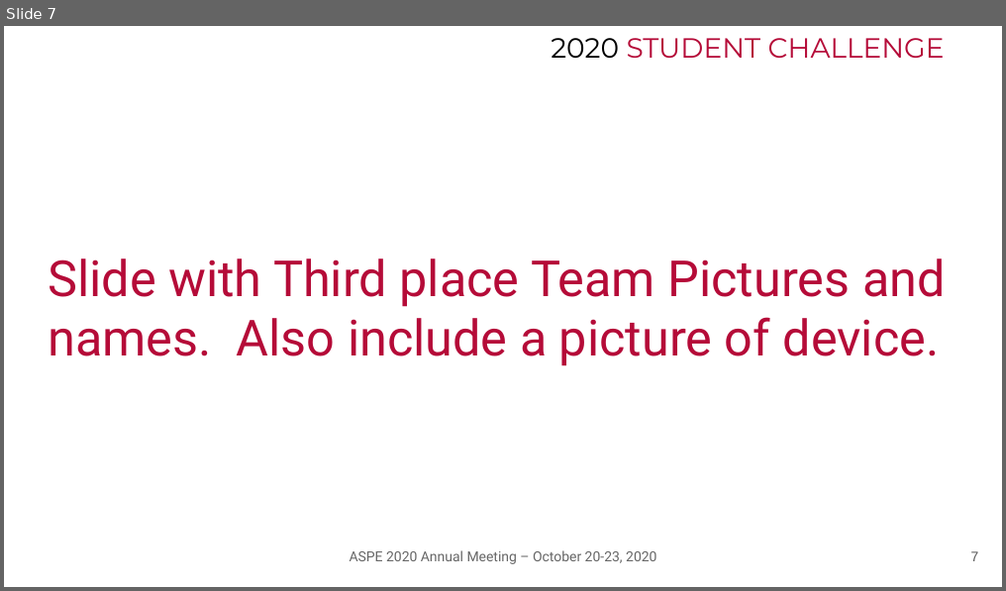
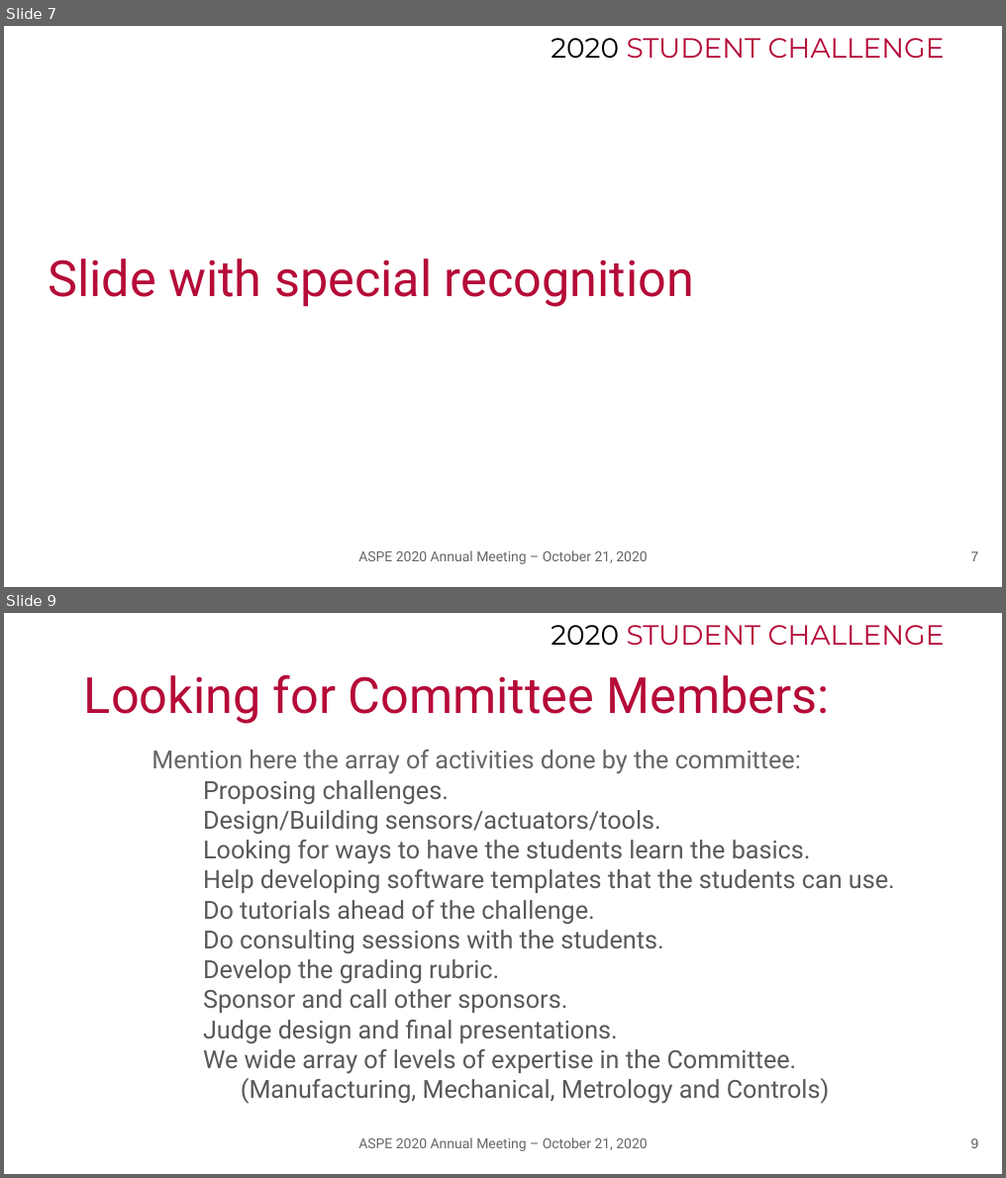
Before and after one commit to ASPE-student-challenge/2020, a slide deck: 2020 ASPE Recognitions...pptx. Shown one above the other, each under a label of ours: slide 7 before the commit, slides 7 and 9 after it; the slides between them are not shown. The pictures are 1006x591 and 1006x1178 pixels, drawn with LibreOffice and Linux fonts; fonts in the diff are those of the drawing; background and template pictures are left out. Boxes give left, top, right and bottom in pixels: in the first picture for what was removed or moved away, otherwise in the second. Text is boxed around its words. In the diff, an @@ line names an element or a change of style, - is before the commit and + after.

Commit message:
Update 2020 ASPE Recognitions...pptx
added two slides for recruting...

```diff
--- a/2020 ASPE Recognitions...pptx
+++ b/2020 ASPE Recognitions...pptx
@@ slide 9 added at (x1=4, y1=613, x2=1002, y2=1174), background #FFFFFF; not listed: 1 template element that a slide beside it also shows @@
@@ title added at (x1=84, y1=674, x2=830, y2=724), 36 pt, text #B50B38 @@
+Looking for Committee Members:
@@ subtitle added at (x1=152, y1=750, x2=895, y2=1104), 18 pt, text #595959 @@
+Mention here the array of activities done by the committee:
+  Proposing challenges.
+  Design/Building sensors/actuators/tools.
+  Looking for ways to have the students learn the basics.
+  Help developing software templates that the students can use.
+  Do tutorials ahead of the challenge.
+  Do consulting sessions with the students.
+  Develop the grading rubric.
+  Sponsor and call other sponsors.
+  Judge design and final presentations.
+  We wide array of levels of expertise in the Committee. (Manufacturing, Mechanical, Metrology and Controls)
@@ text added at (x1=358, y1=1138, x2=647, y2=1152), 10 pt, text #666666 @@
+ASPE 2020 Annual Meeting – October 21, 2020
@@ page number added at (x1=971, y1=1139, x2=979, y2=1149), 10 pt, text #595959 @@
+9
@@ slide 7 changed as well @@
@@ title at (x1=48, y1=259, x2=694, y2=307): text changed @@
-Slide with Third place Team Pictures and names. Also include a picture of device.
+Slide with special recognition
@@ text at (x1=358, y1=551, x2=647, y2=565): text changed @@
-ASPE 2020 Annual Meeting – October 20-23, 2020
+ASPE 2020 Annual Meeting – October 21, 2020
```
Also in this commit, not shown: 7 other slides changed, 1 other slide added.
